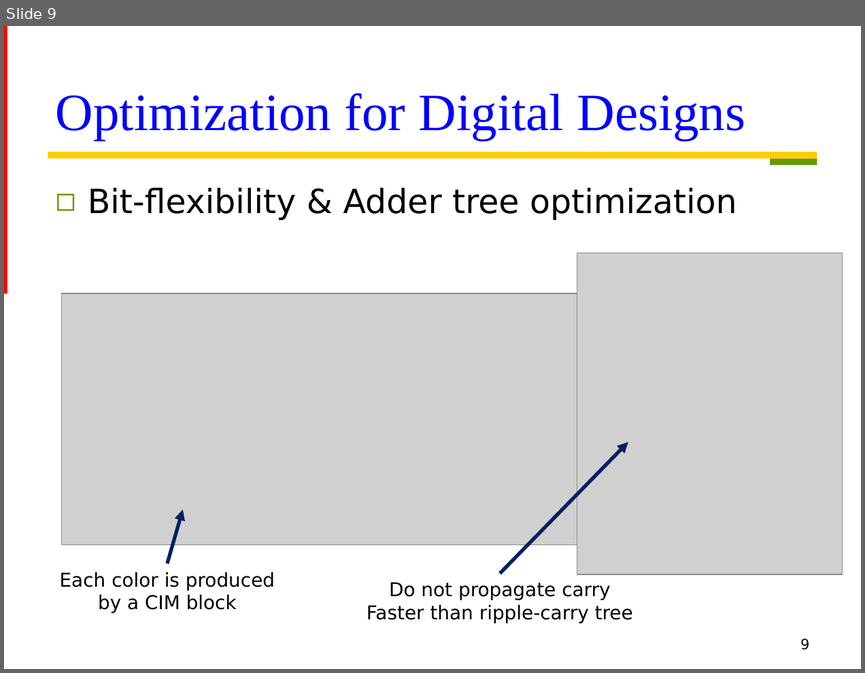
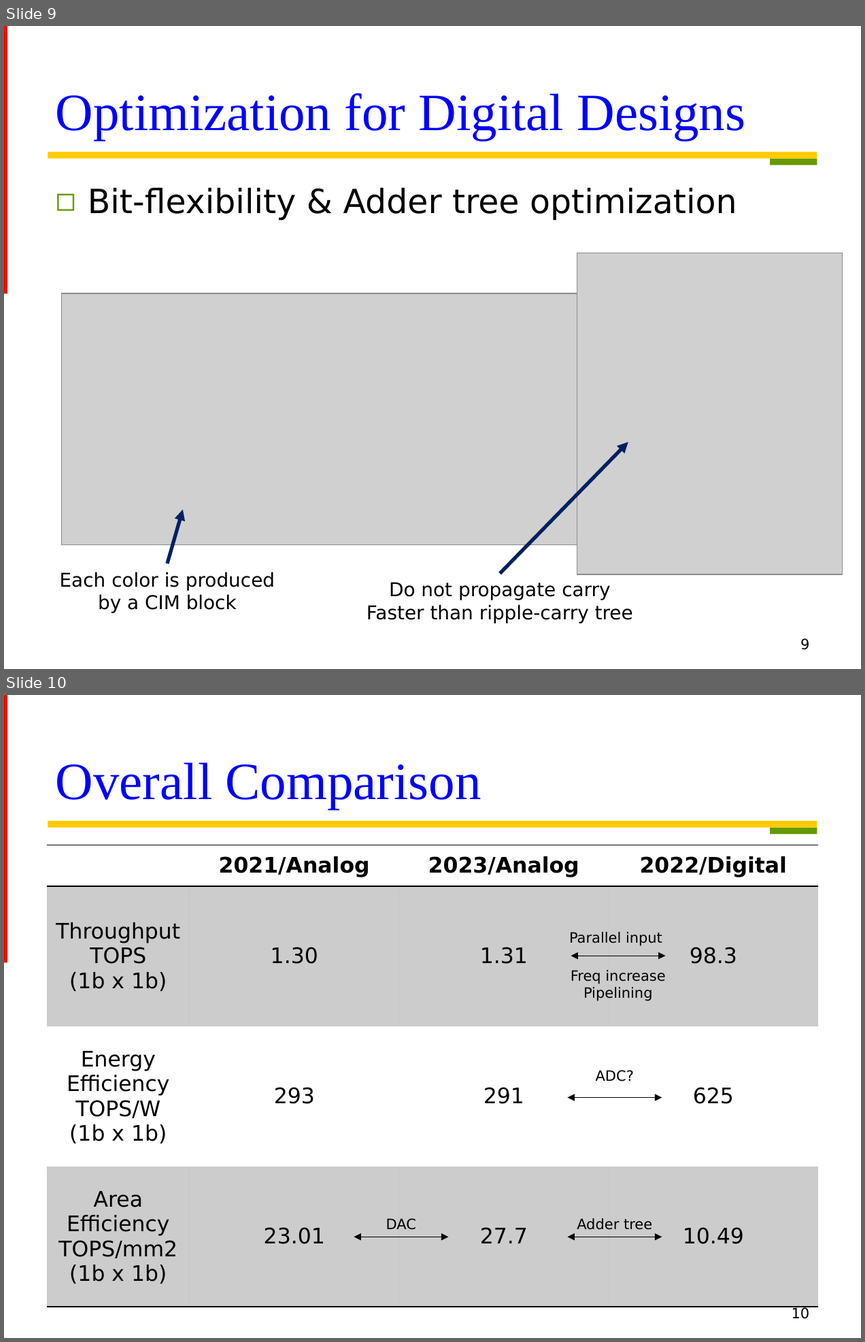
Before and after one commit to Oniontow/TTLiu_Project, a slide deck: papers/new stone.pptx. Shown one above the other, each under a label of ours: slide 9 before the commit, slides 9 and 10 after it. The pictures are 865x673 and 865x1342 pixels, drawn with LibreOffice and Linux fonts; fonts in the diff are those of the drawing; grey boxes stand for pictures. Boxes give left, top, right and bottom in pixels: in the first picture for what was removed or moved away, otherwise in the second. Text is boxed around its words. In the diff, an @@ line names an element or a change of style, - is before the commit and + after.

```diff
--- a/papers/new stone.pptx
+++ b/papers/new stone.pptx
@@ slide 10 added at <box>4,695,861,1338</box>, background #FFFFFF; not listed: 3 template elements that a slide beside it also shows @@
@@ title added at <box>56,762,481,809</box>, 44 pt, text #0000FF @@
+Overall Comparison
@@ table added at <box>47,845,817,1307</box>, 4 rows, 4 columns @@
+ | 2021/Analog | 2023/Analog | 2022/Digital
+Throughput / TOPS / (1b x 1b) | 1.30 | 1.31 | 98.3
+Energy Efficiency / TOPS/W / (1b x 1b) | 293 | 291 | 625
+Area Efficiency / TOPS/mm2 (1b x 1b) | 23.01 | 27.7 | 10.49
@@ text added at <box>569,932,662,946</box>, 12 pt, text #000000 @@
+Parallel input
@@ double arrow added from (571, 955) to (666, 955), #000000 0.75 pt @@
@@ text added at <box>570,970,665,1001</box>, 12 pt, text #000000 @@
+Freq increase
+Pipelining
@@ text added at <box>596,1070,634,1081</box>, 12 pt, text #000000 @@
+ADC?
@@ double arrow added from (567, 1097) to (662, 1097), #000000 0.75 pt @@
@@ text added at <box>386,1218,416,1229</box>, 12 pt, text #000000 @@
+DAC
@@ text added at <box>577,1218,652,1229</box>, 12 pt, text #000000 @@
+Adder tree
@@ double arrow added from (354, 1236) to (449, 1236), #000000 0.75 pt @@
@@ double arrow added from (567, 1236) to (662, 1236), #000000 0.75 pt @@
@@ page number added at <box>791,1306,810,1319</box>, 12 pt, text #000000 @@
+10
```
Also in this commit, not shown: 1 slide changed, 1 slide removed.
